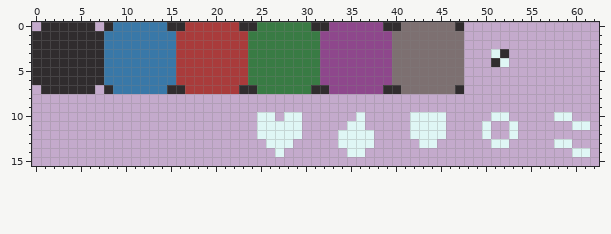
Pixel-art file -- asset_src/graphics/gui/ui.ase. Above: the version before the commit.
64x32 pixels, 1 frame. Shown: x 0..62, y 0..15.
After:
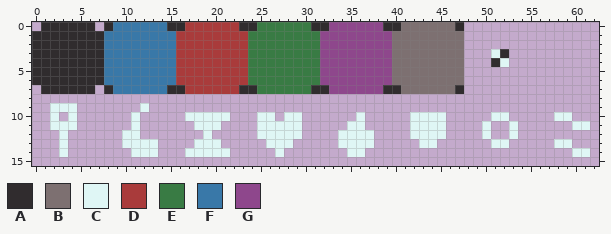
Palette (. is transparent): A #302c2e  B #7d7071  C #dff6f5  D #a93b3b  E #397b44  F #3978a8  G #8e478c
The commit says: update ai tooltip icons
Edits made:
y 9: x 2..4 ... -> CCC; x 12 . -> C
y 10: x 2 . -> C; x 4 . -> C; x 11 . -> C; x 17..21 ..... -> CCCCC
y 11: x 2..4 ... -> CCC; x 11 . -> C; x 18..20 ... -> CCC
y 12: x 3 . -> C; x 10..11 .. -> CC; x 19 . -> C
y 13: x 3 . -> C; x 10..13 .... -> CCCC; x 18..20 ... -> CCC
y 14: x 3 . -> C; x 11..13 ... -> CCC; x 17..21 ..... -> CCCCC
Boxes around the changes in both pictures, in picture pixels (x1, y1, x2, y2):
added: (50, 103, 77, 157)
added: (122, 103, 230, 157)
